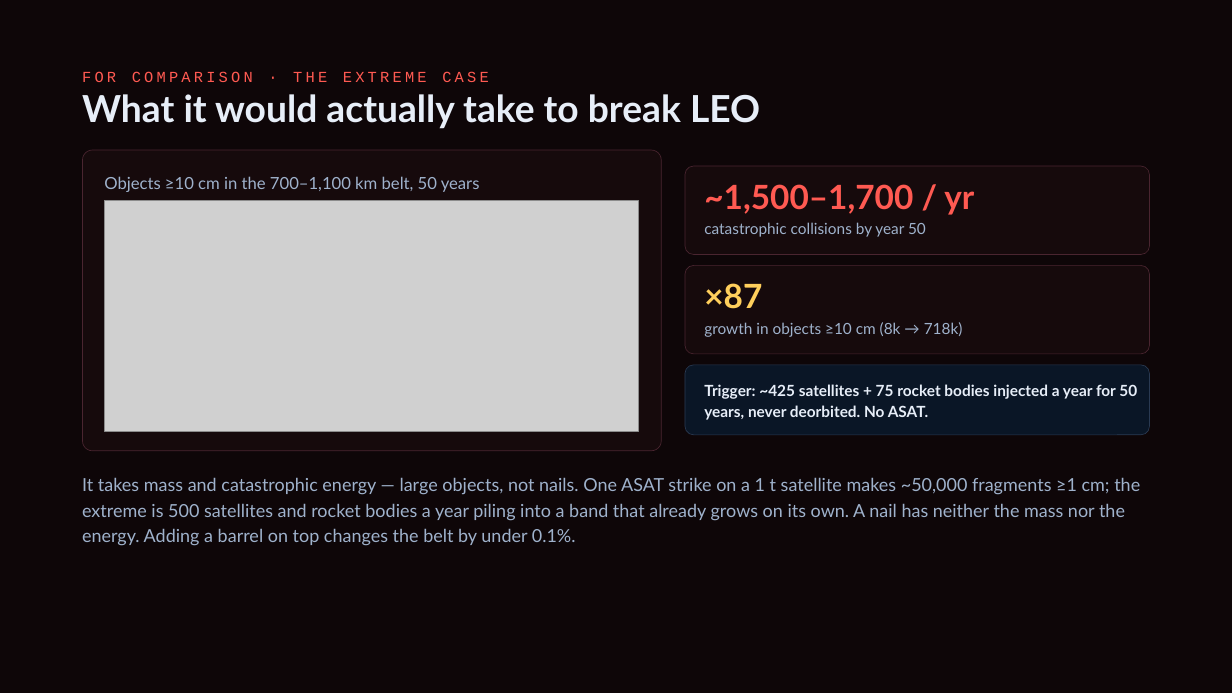
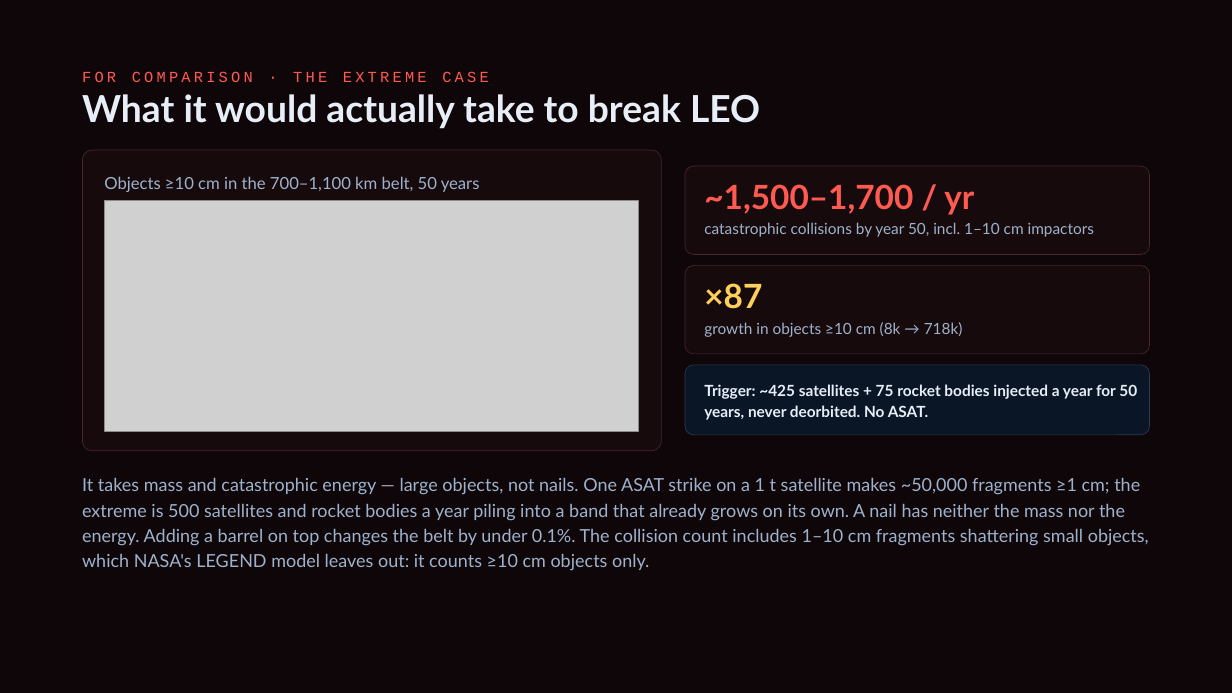
Before and after one commit to TimKadyrov/DebrisCascade, a slide deck: slide 17 of Barrel of Nails — Kessler Study.pptx. Drawn at 1232x693 pixels with LibreOffice and Linux fonts; fonts in the diff are those of the drawing; grey boxes stand for pictures. Boxes give left, top, right and bottom in pixels: in the first picture for what was removed or moved away, otherwise in the second. Text is boxed around its words. In the diff, an @@ line names an element or a change of style, - is before the commit and + after.

```diff
--- a/Barrel of Nails — Kessler Study.pptx
+++ b/Barrel of Nails — Kessler Study.pptx
@@ text at (x1=704, y1=222, x2=1094, y2=237): text changed @@
-catastrophic collisions by year 50
+catastrophic collisions by year 50, incl. 1–10 cm impactors
@@ text at (x1=82, y1=477, x2=1149, y2=571): text changed @@
-It takes mass and catastrophic energy — large objects, not nails. One ASAT strike on a 1 t satellite makes ~50,000 fragments ≥1 cm; the extreme is 500 satellites and rocket bodies a year piling into a band that already grows on its own. A nail has neither the mass nor the energy. Adding a barrel on top changes the belt by under 0.1%.
+It takes mass and catastrophic energy — large objects, not nails. One ASAT strike on a 1 t satellite makes ~50,000 fragments ≥1 cm; the extreme is 500 satellites and rocket bodies a year piling into a band that already grows on its own. A nail has neither the mass nor the energy. Adding a barrel on top changes the belt by under 0.1%. The collision count includes 1–10 cm fragments shattering small objects, which NASA's LEGEND model leaves out: it counts ≥10 cm objects only.
```
Also in this commit, not shown: 2 other slides changed, 1 other file.
